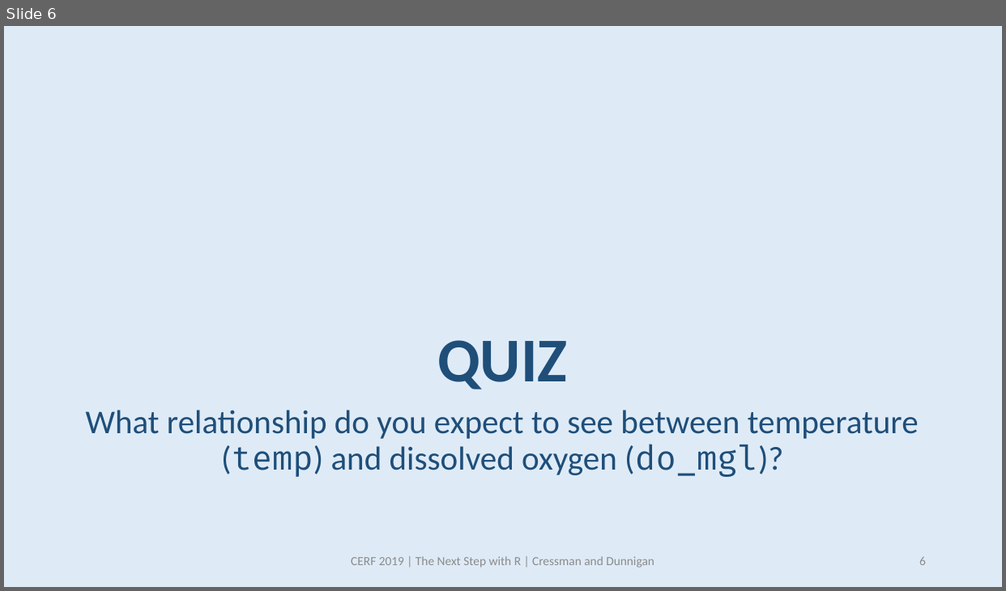
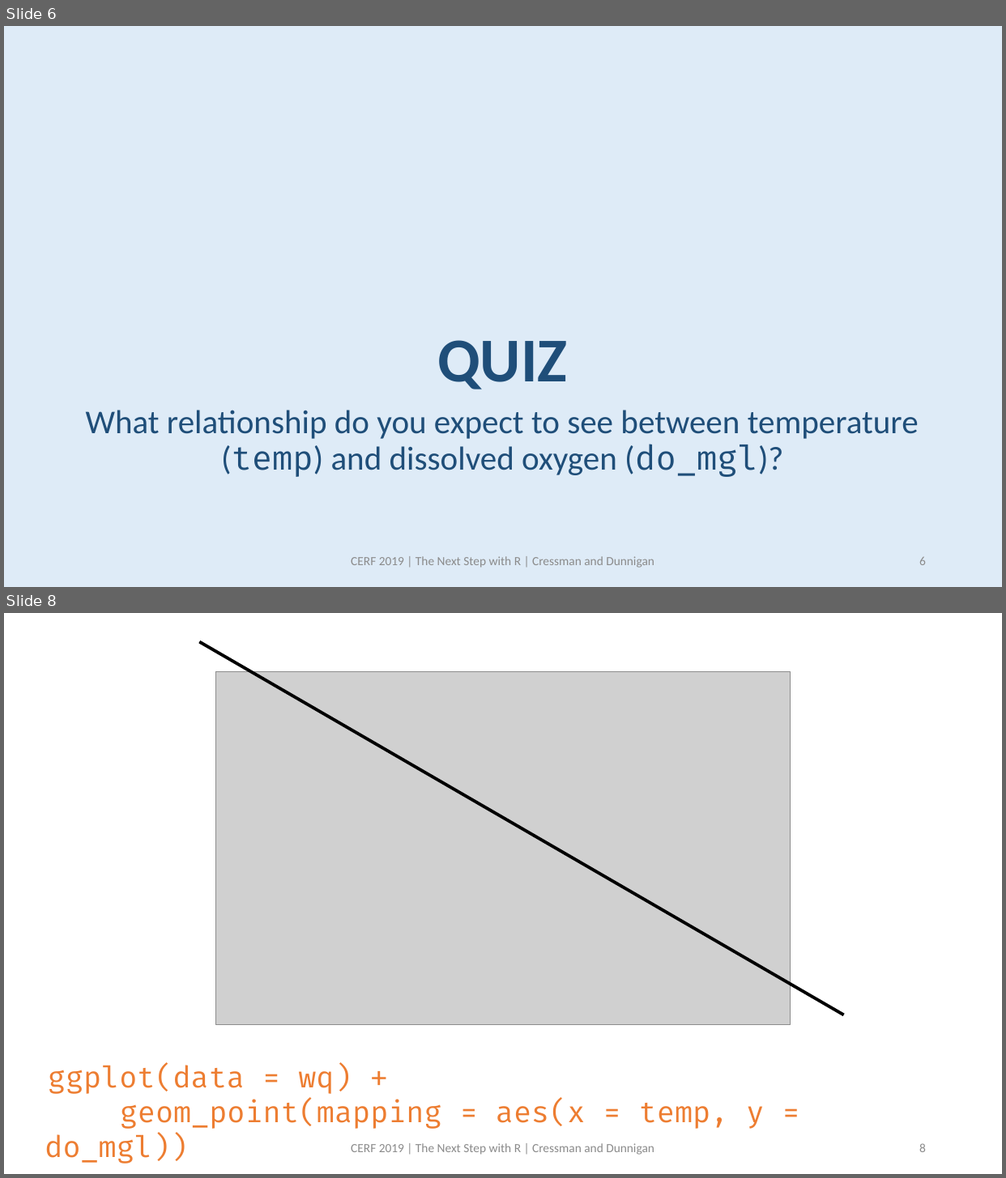
Before and after one commit to swmpkim/2019_CERF, a slide deck: slides/01_Visualize.pptx. Shown one above the other, each under a label of ours: slide 6 before the commit, slides 6 and 8 after it; the slides between them are not shown. The pictures are 1006x591 and 1006x1178 pixels, drawn with LibreOffice and Linux fonts; fonts in the diff are those of the drawing; grey boxes stand for pictures. Boxes give left, top, right and bottom in pixels: in the first picture for what was removed or moved away, otherwise in the second. Text is boxed around its words. In the diff, an @@ line names an element or a change of style, - is before the commit and + after.

```diff
--- a/slides/01_Visualize.pptx
+++ b/slides/01_Visualize.pptx
@@ slide 8 added at (x1=4, y1=613, x2=1002, y2=1174), background #FFFFFF @@
@@ line added from (199, 642) to (844, 1015), #000000 3 pt @@
@@ picture added at (x1=216, y1=671, x2=790, y2=1024) @@
@@ text added at (x1=44, y1=1064, x2=764, y2=1164), 28 pt, text #ED7D31 @@
+ggplot(data = wq) +
+geom_point(mapping = aes(x = temp, y = do_mgl))
@@ text added at (x1=351, y1=1144, x2=654, y2=1155), 12 pt, text #8C8C8C @@
+CERF 2019 | The Next Step with R | Cressman and Dunnigan
@@ page number added at (x1=919, y1=1144, x2=926, y2=1152), 12 pt, text #8C8C8C @@
+8
```
Also in this commit, not shown: 2 other slides added.
